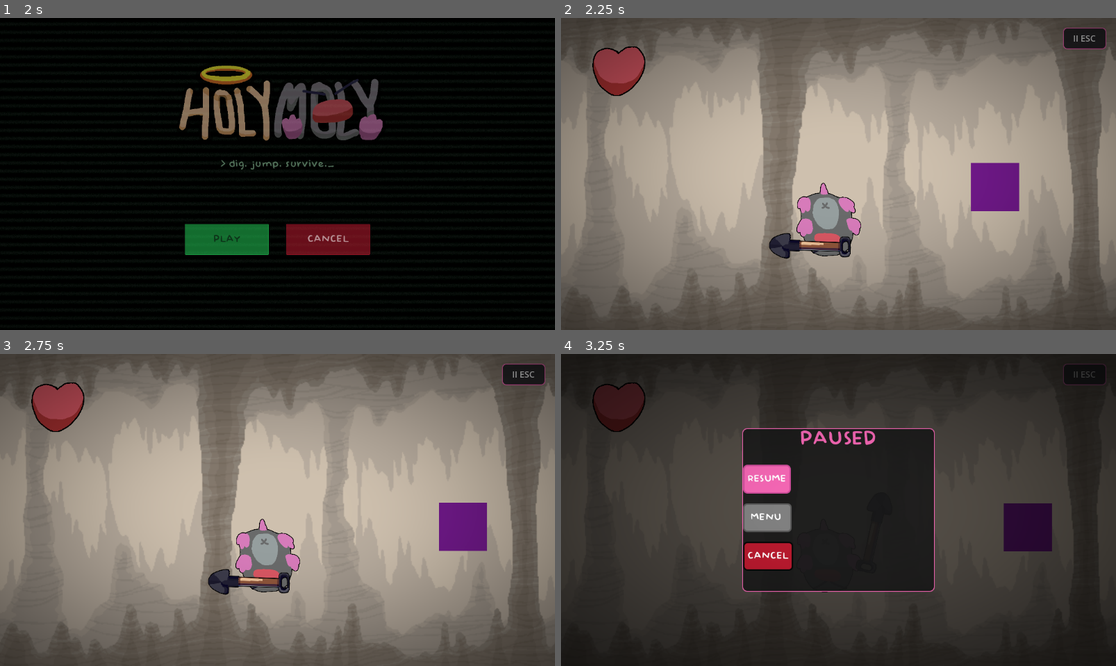
Above: before the commit, frames 1-4 (two rows, left to right).
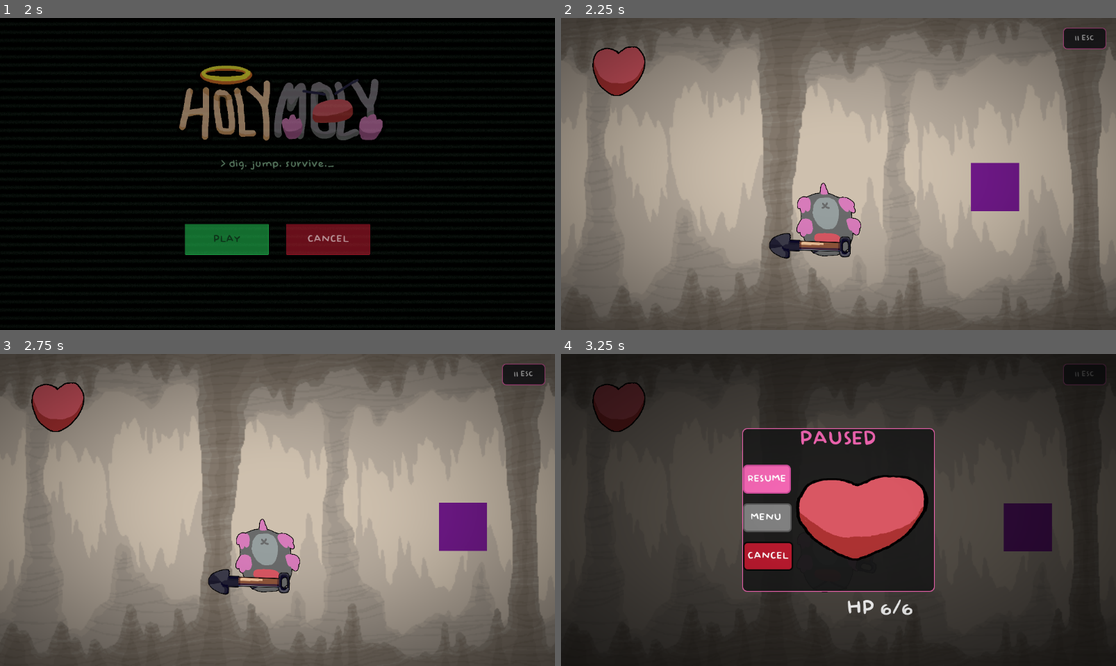
Above: after the commit, the same moments.

Repository: Geofoods/Holy-Moly
Game: Godot game, scene res://scenes/intro.tscn
Same seed, same stepped clock (60 frames per second), same inputs: the game is played once before the commit and once after it.
Inputs (mouse positions are in pixels of both pictures, inside the frame that each line leads up to):
- Up to frame 1 (2 s): tap Enter (ui_accept) at 0.5, 0.77, 1.52 s; move the mouse to (399, 158) at 0.52 s; hold Right (ui_right) 0.53-1.28 s; tap Shift (dig_dash, bound only after the commit) at 0.6 s; click (399, 158) at 0.67 s; move the mouse to (166, 189) at 1.27 s; hold Down from 1.28 s (still down); tap Alt at 1.35 s
- Up to frame 2 (2.25 s): release Down at 2 s; click "PLAY" at 2 s
- Up to frame 3 (2.75 s): no input
- Up to frame 4 (3.25 s): click "II ESC" at 2.75 s

Frame 1 is identical in both runs. In frame 2, less than 0.1% of the frame differs, in the area x 92-97%, y 5-8%; in frame 3, less than 0.1%; in frame 4, 5.0%, in the area x 42-97%, y 5-84%.

Commit message:
improved menu
pause menu is improved

Diff:
--- /dev/null
+++ b/label.gd
@@ -0,0 +1,11 @@
+extends Label
+
+
+# Called when the node enters the scene tree for the first time.
+func _ready() -> void:
+	pass # Replace with function body.
+
+
+# Called every frame. 'delta' is the elapsed time since the previous frame.
+func _process(delta: float) -> void:
+	pass
--- a/project.godot
+++ b/project.godot
@@ -15,6 +15,10 @@
 config/features=PackedStringArray("4.6", "Forward Plus")
 config/icon="res://icon.svg"
 
+[autoload]
+
+Mole="*uid://p1of6ummc17j"
+
 [editor_plugins]
 
 enabled=PackedStringArray("res://addons/godot_super-wakatime/plugin.cfg")
--- /dev/null
+++ b/scenes/label.gd
@@ -0,0 +1,4 @@
+extends Label
+
+func _process(_delta):
+	text = "HP " + str(Mole.health) + "/6"
--- a/scenes/main.tscn
+++ b/scenes/main.tscn
@@ -5,6 +5,7 @@
 [ext_resource type="PackedScene" uid="uid://c6xus6tuhcmfo" path="res://scenes/heart.tscn" id="3_sugp2"]
 [ext_resource type="PackedScene" uid="uid://d2i1x8x1y6qa" path="res://scenes/pause_menu.tscn" id="4_pause"]
 [ext_resource type="Script" uid="uid://gkv1us5qnfhm" path="res://scripts/terrain_generator.gd" id="6_terrain"]
+[ext_resource type="FontFile" uid="uid://bnyew5lradf4a" path="res://Baby Doll.otf" id="6_tipki"]
 [ext_resource type="Shader" uid="uid://qjf1ibg12yh2" path="res://shaders/vignette.gdshader" id="7_vignette"]
 [ext_resource type="PackedScene" path="res://scenes/parallax_background.tscn" id="8_parallax"]
 
@@ -73,6 +74,7 @@
 grow_horizontal = 0
 theme_override_colors/font_color = Color(1, 1, 1, 1)
 theme_override_colors/font_outline_color = Color(0, 0, 0, 1)
+theme_override_fonts/font = ExtResource("6_tipki")
 theme_override_font_sizes/font_size = 18
 theme_override_styles/normal = SubResource("StyleBoxFlat_pausebutton")
 theme_override_styles/pressed = SubResource("StyleBoxFlat_pausebutton_hover")
--- a/scenes/mole.tscn
+++ b/scenes/mole.tscn
@@ -12,7 +12,6 @@
 [ext_resource type="Texture2D" uid="uid://dtrh4fdba0nph" path="res://sprites/moleacharacterwalkbold.png" id="6_ev00m"]
 [ext_resource type="Texture2D" uid="uid://bo1hkfcoq6vt5" path="res://sprites/molesidewaysjumpbold.png" id="7_tss7c"]
 [ext_resource type="Texture2D" uid="uid://sm1rsjogvngx" path="res://sprites/moletunnel.png" id="9_dd0k0"]
-[ext_resource type="Texture2D" uid="uid://nmuv62kmxnpa" path="res://sprites/particles.webp" id="10_particles"]
 
 [sub_resource type="AtlasTexture" id="AtlasTexture_xipw3"]
 atlas = ExtResource("2_tss7c")
@@ -255,33 +254,6 @@
 "name": &"walkbold",
 "speed": 5.0
 }]
-
-[sub_resource type="ParticleProcessMaterial" id="ParticleProcessMaterial_spray"]
-direction = Vector3(-1, 0, 0)
-spread = 55.0
-gravity = Vector3(0, 300, 0)
-initial_velocity_min = 100.0
-initial_velocity_max = 300.0
-angular_velocity_min = -180.0
-angular_velocity_max = 180.0
-scale_min = 0.1
-scale_max = 0.5
-anim_speed_min = 0.0
-anim_speed_max = 0.0
-anim_offset = 0.0
-anim_offset_random = 1.0
-
-[sub_resource type="ParticleProcessMaterial" id="ParticleProcessMaterial_trail1"]
-direction = Vector3(0, 1, 0)
-spread = 25.0
-gravity = Vector3(0, 80, 0)
-initial_velocity_min = 40.0
-initial_velocity_max = 80.0
-angular_velocity_min = -45.0
-angular_velocity_max = 45.0
-scale_min = 10.0
-scale_max = 15.0
-color = Color(0.45, 0.26, 0.13, 0.85)
 
 [sub_resource type="CapsuleShape2D" id="CapsuleShape2D_gmfyf"]
 radius = 136.00168
@@ -305,21 +277,3 @@
 
 [node name="Weapon" parent="." unique_id=1867143522 instance=ExtResource("5_weapon")]
 position = Vector2(0, -60)
-
-[node name="ParticleTrail" type="GPUParticles2D" parent="."]
-position = Vector2(0, 110)
-emitting = false
-amount = 8
-process_material = SubResource("ParticleProcessMaterial_trail1")
-lifetime = 0.5
-
-[node name="DirtSpray" type="GPUParticles2D" parent="."]
-position = Vector2(-180, 80)
-emitting = false
-amount = 15
-texture = ExtResource("10_particles")
-vframes = 5
-process_material = SubResource("ParticleProcessMaterial_spray")
-lifetime = 0.7
-one_shot = false
-local_coords = false
--- a/scenes/pause_menu.tscn
+++ b/scenes/pause_menu.tscn
@@ -2,6 +2,8 @@
 
 [ext_resource type="Script" uid="uid://078htpym8kd2" path="res://scripts/pause_menu.gd" id="1_pause"]
 [ext_resource type="FontFile" uid="uid://bnyew5lradf4a" path="res://Baby Doll.otf" id="2_myx47"]
+[ext_resource type="PackedScene" uid="uid://c6xus6tuhcmfo" path="res://scenes/heart.tscn" id="3_5d2l8"]
+[ext_resource type="Script" uid="uid://cyfc3x13jb5q5" path="res://scenes/label.gd" id="4_7l7mv"]
 
 [sub_resource type="StyleBoxFlat" id="StyleBoxFlat_pausebg"]
 bg_color = Color(0.1, 0.1, 0.1, 0.9)
@@ -108,6 +110,10 @@
 layout_mode = 2
 theme_override_styles/panel = SubResource("StyleBoxFlat_pausebg")
 
+[node name="heart" parent="CenterContainer/PausePanel" unique_id=1207891791 instance=ExtResource("3_5d2l8")]
+position = Vector2(240, 186)
+scale = Vector2(0.5, 0.5)
+
 [node name="VBoxContainer" type="VBoxContainer" parent="CenterContainer/PausePanel" unique_id=1558397815]
 layout_mode = 2
 theme_override_constants/separation = 30
@@ -167,6 +173,12 @@
 theme_override_styles/focus = SubResource("StyleBoxFlat_cancelbutton_hover")
 text = " CANCEL "
 
+[node name="Label" type="Label" parent="." unique_id=1644145906]
+theme_override_fonts/font = ExtResource("2_myx47")
+theme_override_font_sizes/font_size = 48
+text = "HP:"
+script = ExtResource("4_7l7mv")
+
 [connection signal="pressed" from="CenterContainer/PausePanel/VBoxContainer/ButtonContainer/ResumeButton" to="." method="_on_resume_pressed"]
 [connection signal="pressed" from="CenterContainer/PausePanel/VBoxContainer/ButtonContainer/MainMenuButton" to="." method="_on_main_menu_pressed"]
 [connection signal="pressed" from="CenterContainer/PausePanel/VBoxContainer/ButtonContainer/CancelButton" to="." method="_on_cancel_pressed"]
--- a/scripts/mole.gd
+++ b/scripts/mole.gd
@@ -118,23 +118,7 @@
 
 	move_and_slide()
 
-	# Particle trail — only on ground, offset to sprite edge based on facing
-	if is_on_floor() and (velocity.x != 0 or is_digging or is_tunneling):
-		particle_trail.emitting = true
-		var edge_offset := -180.0 if $AnimatedSprite2D.flip_h else 180.0
-		particle_trail.position.x = edge_offset
-		if is_digging or is_tunneling:
-			particle_trail.process_material.color = tunnel_trail_color
-		else:
-			particle_trail.process_material.color = default_trail_color
-
-		var back_offset := -200.0 if $AnimatedSprite2D.flip_h else 200.0
-		dirt_spray.position.x = -back_offset
-		dirt_spray.process_material.direction = Vector3(1.0 if $AnimatedSprite2D.flip_h else -1.0, 0.0, 0.0)
-		dirt_spray.emitting = true
-	else:
-		particle_trail.emitting = false
-		dirt_spray.emitting = false
+
 
 	update_depth_display()
 
--- a/scripts/pause_menu.gd
+++ b/scripts/pause_menu.gd
@@ -9,11 +9,15 @@
 	get_tree().paused = false
 
 	var panel = $CenterContainer/PausePanel
+	var label = $Label
 	panel.modulate.a = 0.0
 	panel.scale = Vector2(0.9, 0.9)
 	panel.call_deferred("set", "pivot_offset", panel.size / 2.0)
+	label.modulate.a = 0.0
+	label.scale = Vector2(0.9, 0.9)
 	$DimBackground.modulate.a = 0.0
 	_set_input_enabled(false)
+	call_deferred("_position_hp_label")
 
 func _input(event: InputEvent) -> void:
 	if event is InputEventKey and event.pressed:
@@ -26,19 +30,26 @@
 	get_tree().paused = is_paused
 
 	var panel = $CenterContainer/PausePanel
+	var label = $Label
 	var dim_tween := create_tween()
 	dim_tween.tween_property($DimBackground, "modulate:a", 1.0 if is_paused else 0.0, 0.2)
 
 	if is_paused:
 		_set_input_enabled(true)
 		panel.scale = Vector2(0.9, 0.9)
+		label.scale = Vector2(0.9, 0.9)
 		var tween := create_tween()
 		tween.set_parallel(true)
 		tween.tween_property(panel, "modulate:a", 1.0, 0.2).set_trans(Tween.TRANS_CUBIC).set_ease(Tween.EASE_OUT)
 		tween.tween_property(panel, "scale", Vector2(1.0, 1.0), 0.25).set_trans(Tween.TRANS_BACK).set_ease(Tween.EASE_OUT)
+		tween.tween_property(label, "modulate:a", 1.0, 0.2).set_trans(Tween.TRANS_CUBIC).set_ease(Tween.EASE_OUT)
+		tween.tween_property(label, "scale", Vector2(1.0, 1.0), 0.25).set_trans(Tween.TRANS_BACK).set_ease(Tween.EASE_OUT)
 	else:
 		var tween := create_tween()
+		tween.set_parallel(true)
 		tween.tween_property(panel, "modulate:a", 0.0, 0.15)
+		tween.tween_property(label, "modulate:a", 0.0, 0.15)
+		tween.tween_property(label, "scale", Vector2(0.9, 0.9), 0.15)
 		await tween.finished
 		_set_input_enabled(false)
 
@@ -54,6 +65,11 @@
 	button_container.get_node("MainMenuButton").disabled = not enabled
 	button_container.get_node("CancelButton").disabled = not enabled
 
+func _position_hp_label() -> void:
+	var panel = $CenterContainer/PausePanel as Control
+	var label = $Label as Control
+	label.position = panel.global_position + Vector2(panel.size.x * 0.54, panel.size.y + 14.0)
+
 func _on_resume_pressed() -> void:
 	toggle_pause()
 
Not shown, added: label.gd.uid
Not shown, added: scenes/label.gd.uid
